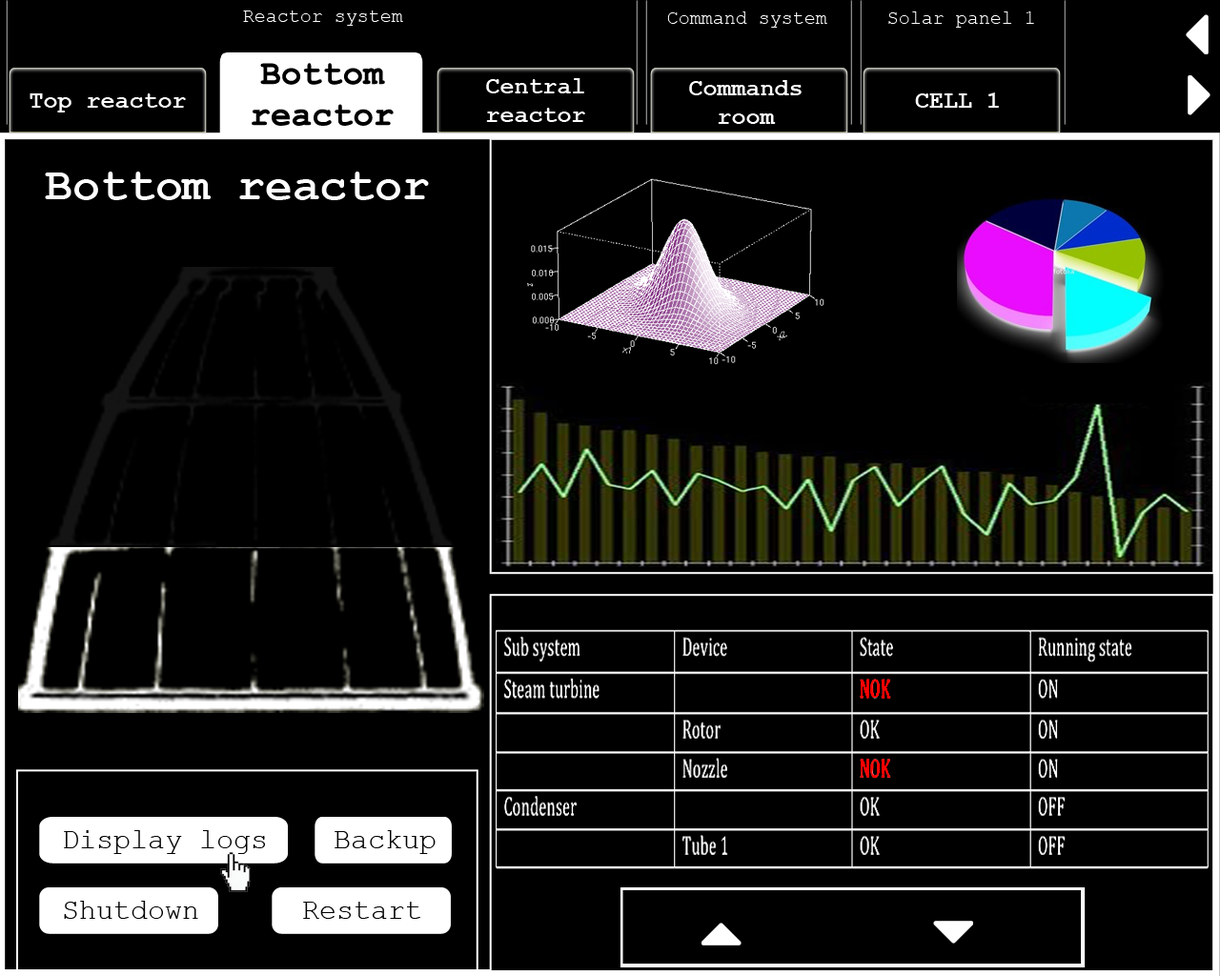
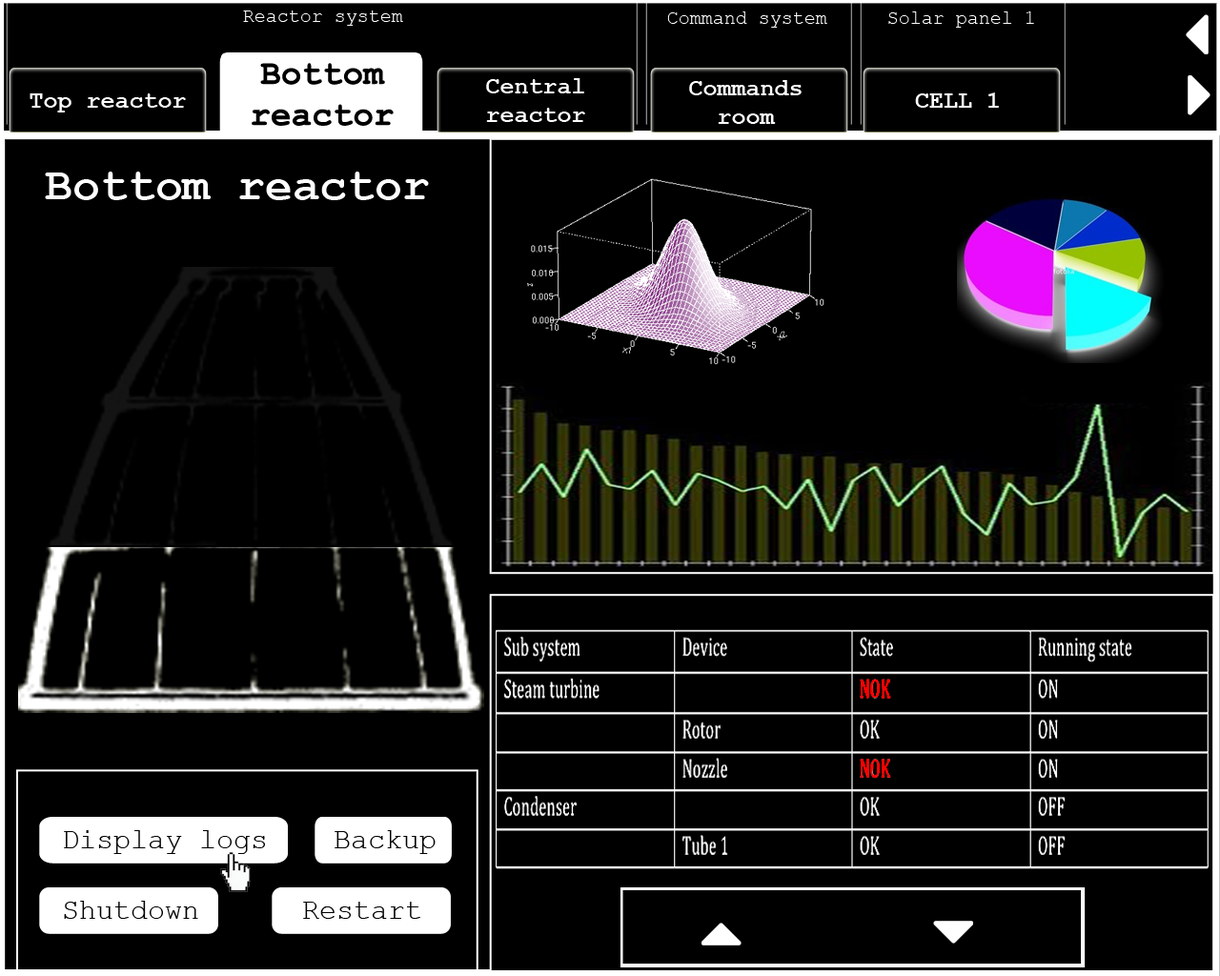
Layers edited between the first and the second (1220, 976) image:
painted on "topPanel" over [0, 0, 1220, 136]
